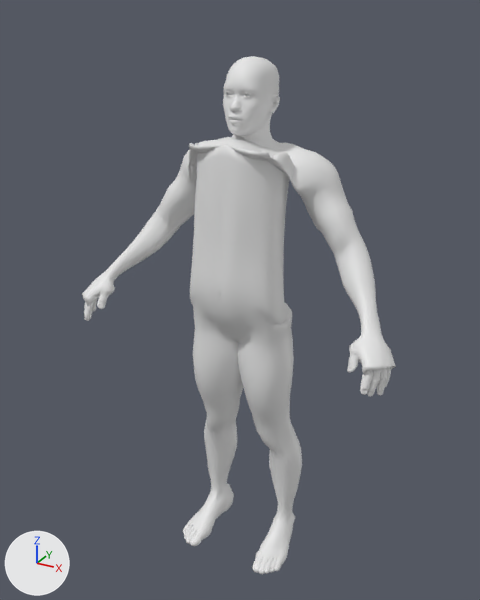
The FBX model Tools/Art/SKM_Zombie_Armoured.fbx, before and after one commit.
One viewpoint serves both versions: a 50 mm camera at (0.977, -1.857, 1.907) aimed at (-0.019, -0.045, 1.001). The lights are fixed; the arrows at lower left show +X, +Y and +Z. The picture after the commit comes second. Where no turn or scale is listed for an object, it has been applied to the vertices.

Script lines for the objects in view, before the commit:
```python
mat_z_skin = principled_material('Z_Skin')
mat_z_skin.base_color = (0.8, 0.8, 0.8)  # white #e7e7e7
me_base_007 = bpy.data.meshes.new('base.007')
me_base_007.from_pydata(...)  # 13552 vertices, 13570 faces; spans x -0.56..0.56, y -0.28..0.1, z -0.01..1.78
# faces by material slot: [8435, 1656, 1170, 2117, 192]
me_base_007.materials.append(mat_z_skin)  # white #e7e7e7
me_base_007.materials.append(mat_z_shirt)  # white #e7e7e7
me_base_007.materials.append(mat_z_trousers)  # white #e7e7e7
me_base_007.materials.append(mat_z_shoes)  # white #e7e7e7
me_base_007.materials.append(mat_z_eyes)  # white #e7e7e7
ob_zombie_armoured = bpy.data.objects.new('Zombie_Armoured', me_base_007)
ob_zombie_armoured.location = (0.0, 0.0, 0.0)
```
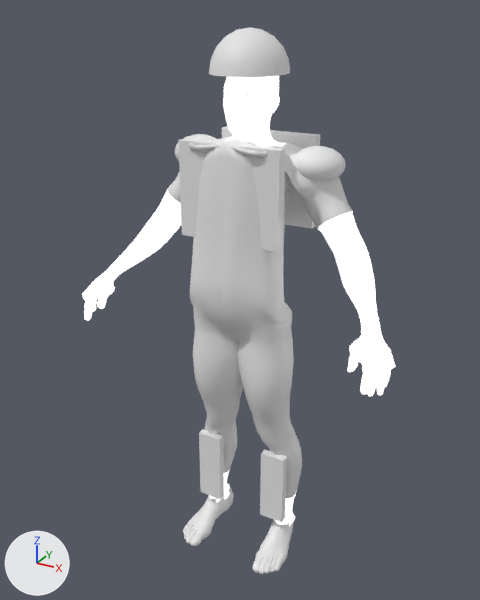
What differs and where, as boxes (x1, y1, x2, y2) in the pictures (480 x 600 px):
'Zombie_Armoured', surface changed, reshaped: before (82, 56, 396, 575); after (82, 27, 396, 575)
part 1 of me_base_007, added: after (296, 146, 346, 182)
part 2 of me_base_007, added: after (175, 134, 217, 161)
part 3 of me_base_007, added: after (222, 126, 320, 229)
part 4 of me_base_007, added: after (178, 138, 285, 252)
part 5 of me_base_007, added: after (260, 449, 287, 522)
part 6 of me_base_007, added: after (199, 429, 224, 499)
part 7 of me_base_007, added: after (209, 27, 290, 77)

What the commit changed:
In material 'Z_Skin' (mat_z_skin), emission_strength is now set to 1.0.
Material 'Z_Armour' (mat_z_armour) is new.
Its base color is (0.8, 0.8, 0.8) (white #e7e7e7).
me_base_007 is used by ob_zombie_armoured; location (0.0, 0.0, 0.0).
me_base_007 had 13552 vertices, 13570 faces and spanned x -0.56..0.56, y -0.28..0.1, z -0.01..1.78.
me_base_007 now has 13957 vertices, 13994 faces and spans x -0.56..0.56, y -0.28..0.14, z -0.01..1.86.
me_base_007 part 1: a new loose piece, a UV sphere (16 segments, 10 rings, poles along z) spanning x 0.13..0.3, y -0.06..0.11, z 1.42..1.53, in mat_z_armour (white #e7e7e7).
me_base_007 part 2: a new loose piece, a UV sphere (16 segments, 10 rings, poles along z) spanning x -0.3..-0.13, y -0.06..0.11, z 1.42..1.53, in mat_z_armour (white #e7e7e7).
me_base_007 part 3: a new loose piece, a box spanning x -0.17..0.17, y 0.102..0.138, z 1.241..1.541, in mat_z_armour (white #e7e7e7).
me_base_007 part 4: a new loose piece, a box spanning x -0.17..0.17, y -0.158..-0.122, z 1.241..1.541, in mat_z_armour (white #e7e7e7).
me_base_007 part 5: a new loose piece, a box spanning x 0.087..0.177, y -0.082..-0.054, z 0.153..0.433, in mat_z_armour (white #e7e7e7).
me_base_007 part 6: a new loose piece, a box spanning x -0.177..-0.087, y -0.082..-0.054, z 0.153..0.433, in mat_z_armour (white #e7e7e7).
me_base_007 part 7: a new loose piece of 81 vertices spanning x -0.12..0.12, y -0.16..0.11, z 1.73..1.86, in mat_z_armour (white #e7e7e7).
me_base_007 gains material mat_z_armour (white #e7e7e7).
